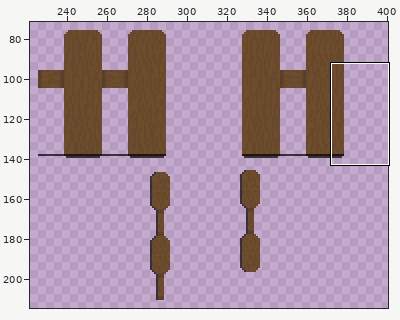
Edited in one commit: sprite sheet (Hocus Potions/Assets/Art/Tiling/fence.png). The first picture is a wide view before the edit; the outline marks the close-up.
Close-up. Earlier state:
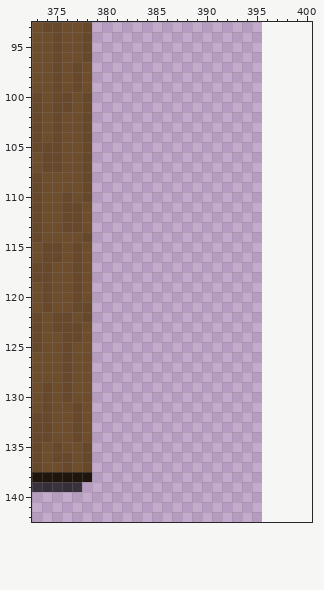
The file is 187x149 pixels. Colours within 5 levels of each other are drawn and written as one. Shown: x 373..400, y 93..142. The old version is drawn lined up with the new one, on the new canvas. The wide view leaves out empty margins.
The result:
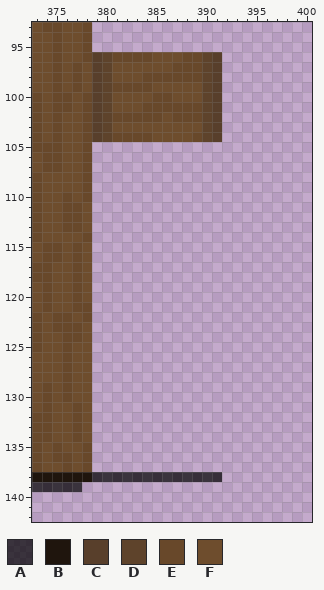
Palette (. is transparent): A #000000b3  B #1f150d  C #583f2b  D #5e432b  E #68482a  F #6e4d2d
Change:
canvas 187x149 -> 564x413, the old top-left corner now at 209,71
y 96: x 379..391 ............. -> CDEEEEFFFEEDC
y 97: x 379..391 ............. -> CDFFFFFFEEEDC
y 98: x 379..391 ............. -> CDFFFEEEEEEDC
y 99: x 379..391 ............. -> CDEEEEFFFFFDC
y 100: x 379..391 ............. -> CDFFFFEEFFFDC
y 101: x 379..391 ............. -> CDFFFEEEEEEDC
y 102: x 379..391 ............. -> CDEEEEEFEEEDC
y 103: x 379..391 ............. -> CDFFFFFFFFFDC
y 104: x 379..391 ............. -> CDEEEEFFFFEDC
y 138: x 379..391 ............. -> AAAAAAAAAAAAA
Where, in picture pixels (left, top, right, bottom), the same in both close-ups:
added: (92, 52, 222, 142)
added: (92, 472, 222, 482)
